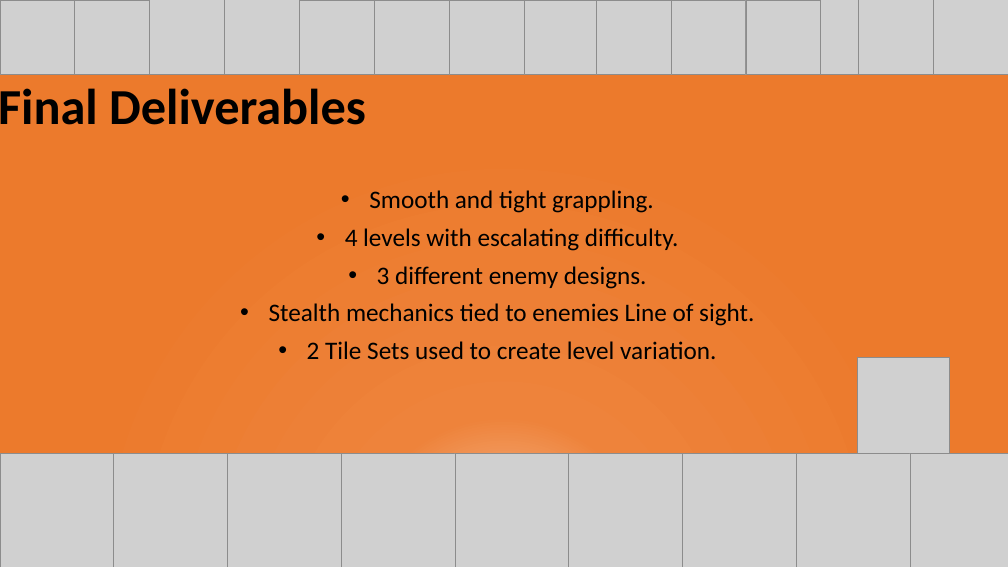
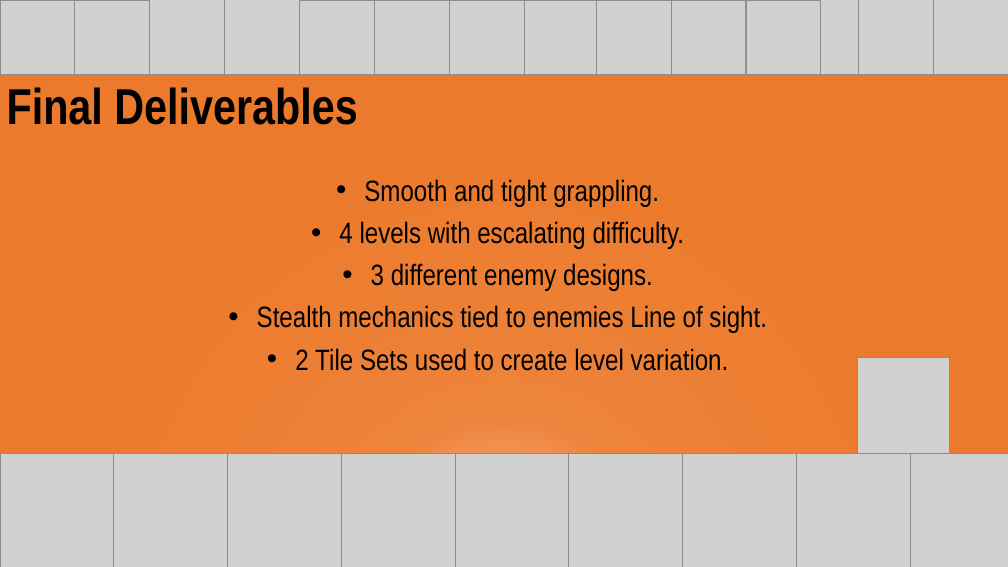
Before and after one commit to UoSGroupProjects1819/mgp-team-13, a slide deck: slide 5 of Presentations/Group 13 Level 4 & 5 Presentation.pptx. Drawn at 1008x567 pixels with LibreOffice and Linux fonts; fonts in the diff are those of the drawing; grey boxes stand for pictures. Boxes give left, top, right and bottom in pixels: in the first picture for what was removed or moved away, otherwise in the second. Text is boxed around its words. In the diff, an @@ line names an element or a change of style, - is before the commit and + after.

```diff
--- a/Presentations/Group 13 Level 4 & 5 Presentation.pptx
+++ b/Presentations/Group 13 Level 4 & 5 Presentation.pptx
@@ text "Final Deliverables" at (x1=7, y1=87, x2=357, y2=125): font Calibri to Arial Narrow @@
@@ text "Smooth and tight grappling." moved from (x1=269, y1=190, x2=754, y2=359) to (x1=257, y1=179, x2=767, y2=371) @@
@@ text "Smooth and tight grappling." at (x1=257, y1=179, x2=767, y2=371): size 24 to 28 pt, font Calibri to Arial Narrow @@
```
Also in this commit, not shown: 5 other slides changed.
